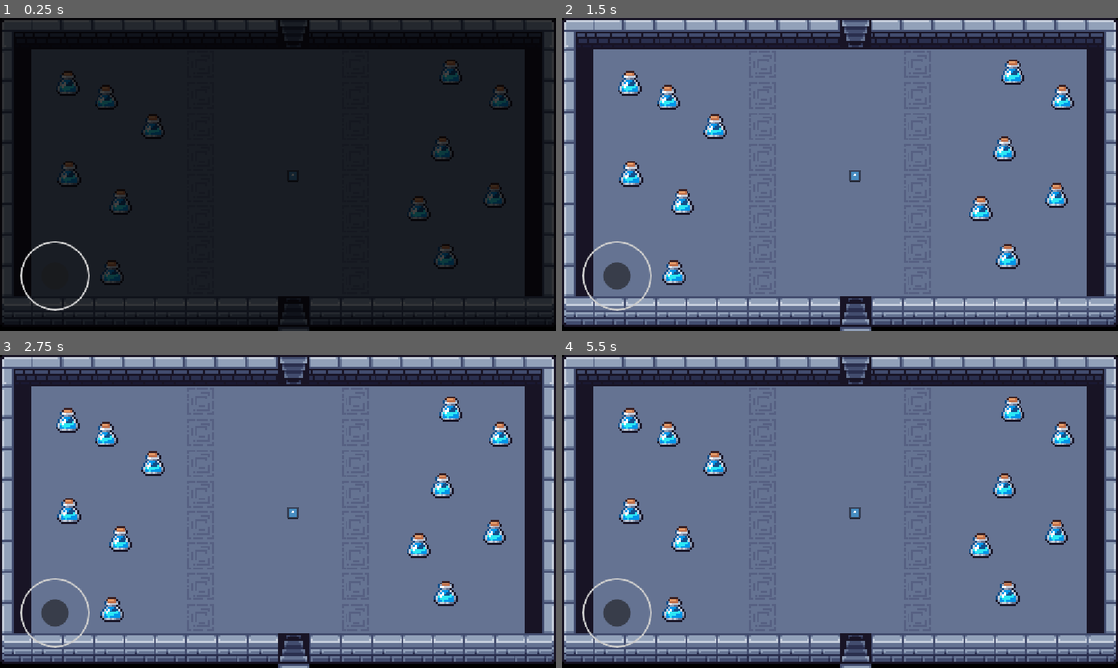
Above: before the commit, frames 1-4 (two rows, left to right).
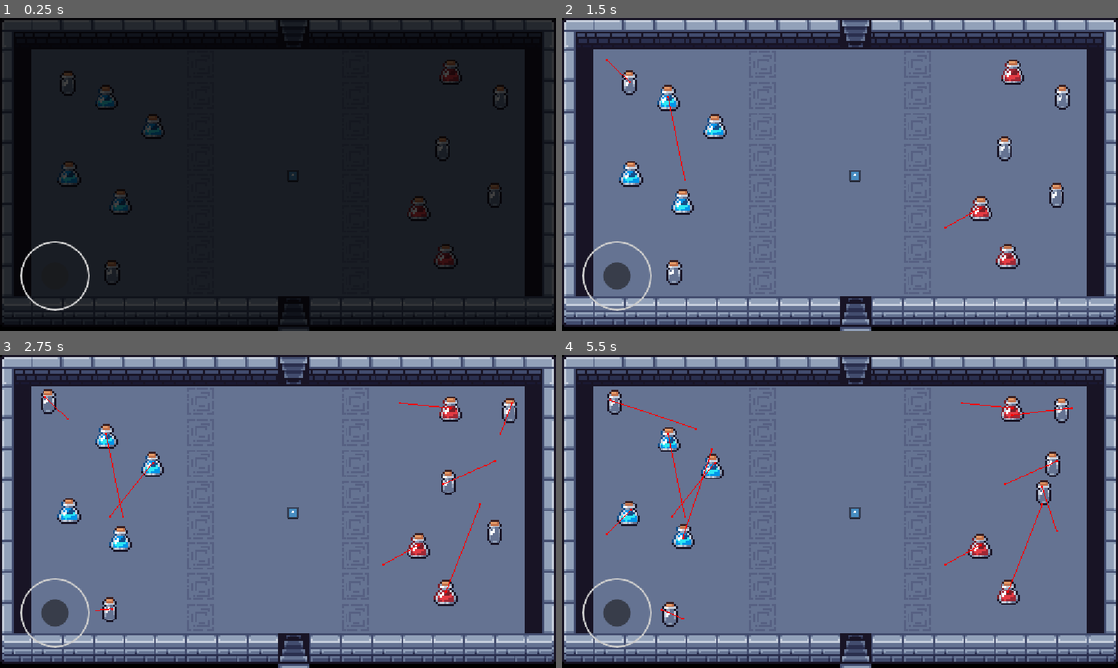
Above: after the commit, the same moments.

Repository: bnjmntmm/play_dungeon_crawler
Game: Godot game, scene res://scenes/start_room/start_room.tscn
Two runs of this game, one before a commit and one after it. Both use one fixed random seed, a clock stepped at 60 frames per second and the inputs below. The engine's default icon, where the game draws it, is replaced by a stand-in: a white triangle on a blue panel in a dark square.
Inputs (mouse positions are in pixels of both pictures, inside the frame that each line leads up to):
- Up to frame 1 (0.25 s): no input
- Up to frame 2 (1.5 s): tap Enter (ui_accept) at 0.5, 0.77 s; move the mouse to (962, 158) at 0.52 s; hold Right (ui_right) 0.53-1.28 s; tap Y at 0.6 s; click (962, 158) at 0.67 s; move the mouse to (728, 190) at 1.27 s; hold Left (ui_left) from 1.28 s (still down); tap N at 1.35 s
- Up to frame 3 (2.75 s): tap Enter (ui_accept) at 1.52 s; move the mouse to (333, 442) at 2.02 s; release Left (ui_left) at 2.03 s; hold Right (ui_right) from 2.03 s (still down); tap Keypad Enter at 2.1 s
- Up to frame 4 (5.5 s): move the mouse to (812, 574) at 2.77 s; release Right (ui_right) at 2.78 s; hold Up (ui_up) 2.78-3.53 s; tap Y at 2.85, 5.1 s; click (812, 574) at 2.92 s; tap Enter (ui_accept) at 3.02, 3.77, 4.52 s; move the mouse to (1006, 558) at 3.52 s; hold Left (ui_left) from 3.53 s (still down); tap N at 3.6 s; move the mouse to (673, 464) at 4.27 s; tap Keypad Enter at 4.35 s; move the mouse to (867, 511) at 5.02 s; click (867, 511) at 5.17 s

The runs differ from the first frame. In frame 1, 0.9% of the frame differs, in the area x 10-93%, y 14-86%; in frame 2, 1.2%; in frame 3, 2.3%; in frame 4, 3.6%, in the area x 7-93%, y 11-87%.
Error before the commit: Parse Error: Too few arguments for "get_attacked()" call. Expected at least 1 but received 0. (res://scenes/tileset_placeables/animal_scene.gd:145)
Error after the commit: Invalid access to property or key 'shape' on a base object of type 'null instance'. (res://scenes/tileset_placeables/animal_scene.gd:81)

Commit message:
Applied data from config

Diff:
--- a/scenes/tileset_placeables/animal_scene.gd
+++ b/scenes/tileset_placeables/animal_scene.gd
@@ -25,6 +25,9 @@
 @onready var attack_windup_timer: Timer = $AttackWindupTimer
 @onready var player_detection_area: Area2D = $PlayerDetectionArea
 @onready var collision_shape_2d: CollisionShape2D = $CollisionShape2D
+@onready var detection_shape: CollisionShape2D = $PlayerDetectionArea/DetectionShape
+@onready var audio_stream_player: AudioStreamPlayer = $AudioStreamPlayer
+@onready var animation_player: AnimationPlayer = $AnimationPlayer
 
 var current_ai_behaviour: AnimalAiState = AnimalAiState.inactive
 var _pending_ai_state : AnimalAiState
@@ -42,9 +45,15 @@
 var _lost_player_elapsed := 0.0
 var _roam_pause_remaining := 0.0
 var _roam_waiting := false
-
+var _current_anim : String = ""
+
+## From Config
 ## health / fed amount coming from the config
-var health : int
+var health : int = 1
+var attack_speed : int = 1
+var damage : int = 1
+var sound : AudioStreamWAV
+var moveAnimType: Enums.AnimalAnimationType = 0
 
 func _ready() -> void:
 	super._ready()
@@ -65,6 +74,15 @@
 		push_error("AnimalScene requires an AnimalConfig")
 		return
 	health = anim_config.health
+	damage = anim_config.damage
+	#Factor?
+	_attack_windup  = anim_config.attack_speed
+	movement_speed = anim_config.speed
+	var detection_circle := detection_shape.shape as CircleShape2D
+	print(detection_circle.radius)
+	detection_circle.set_radius(anim_config.detection_range)
+	sound = anim_config.sound
+	moveAnimType = anim_config.animation
 
 func set_movement_target(movement_target: Vector2):
 	navigation_agent.set_target_position(movement_target)
@@ -72,6 +90,7 @@
 func _on_velocity_computed(safe_velocity: Vector2):
 	character_body.velocity = safe_velocity
 	character_body.move_and_slide()
+	setWalkAnimation(character_body.velocity.length() > 0.1)
 
 func _physics_process(delta):
 	if passive_only and current_ai_behaviour == AnimalAiState.aggressive:
@@ -142,7 +161,10 @@
 
 	_is_attacking = true
 	if _player_in_range and is_instance_valid(player):
-		player.get_attacked()
+		if sound:
+			audio_stream_player.stream = sound
+			audio_stream_player.play()
+		player.get_attacked(damage)
 	_on_player_attack_finished()
 
 func _on_player_attack_finished() -> void:
@@ -253,3 +275,27 @@
 			continue
 		set_movement_target(destination)
 		return
+
+func setWalkAnimation(is_walking: bool) -> void:
+	if moveAnimType == 0:
+		return
+
+	var target := "idle"
+	if is_walking:
+		match moveAnimType:
+			Enums.AnimalAnimationType.woble:
+				target = "woble"
+			Enums.AnimalAnimationType.jump:
+				target = "jump"
+			Enums.AnimalAnimationType.squish:
+				target = "squish"
+
+	if target == _current_anim:
+		return
+
+	if target == "idle":
+		animation_player.play("RESET")
+		animation_player.advance(0)  # apply RESET immediately
+
+	animation_player.play(target)
+	_current_anim = target
